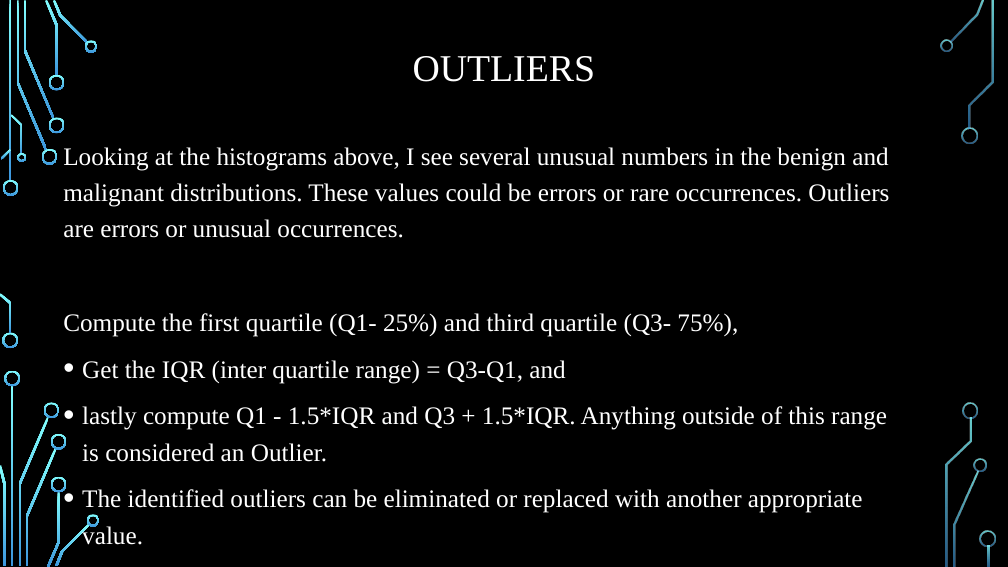
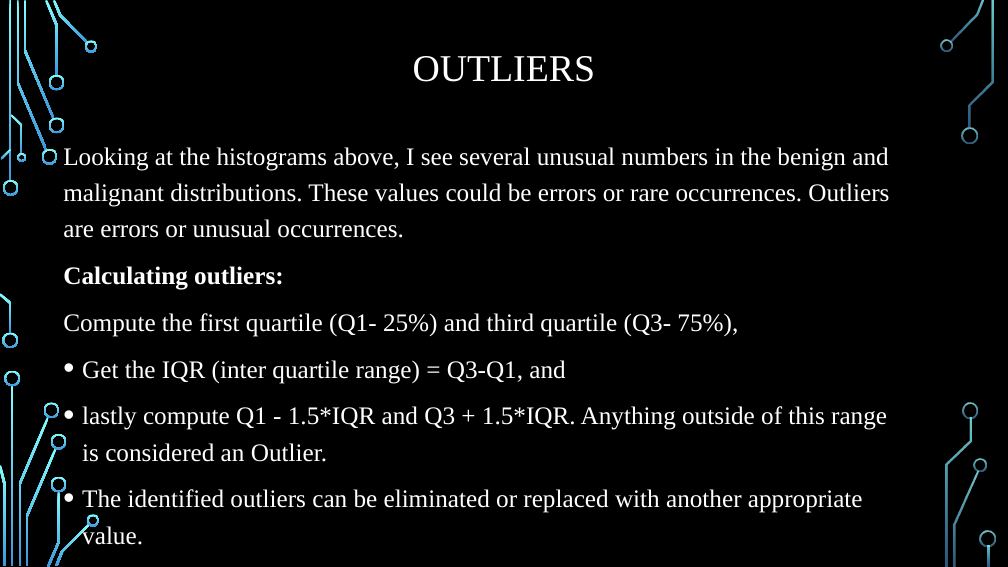
Before and after one commit to ginjamcodes/DSC_530_Data-Exploration-and-Analysis, a slide deck: slide 5 of DataScienceProject-1/Project_Presentation_MeenaGummadi.pptx. Drawn at 1008x567 pixels with LibreOffice and Linux fonts; fonts in the diff are those of the drawing; background and template pictures are left out. Boxes give left, top, right and bottom in pixels: in the first picture for what was removed or moved away, otherwise in the second. Text is boxed around its words. In the diff, an @@ line names an element or a change of style, - is before the commit and + after.

```diff
--- a/DataScienceProject-1/Project_Presentation_MeenaGummadi.pptx
+++ b/DataScienceProject-1/Project_Presentation_MeenaGummadi.pptx
@@ text at (63, 266, 284, 290): text colour #000000 to #FFFFFF in "Calculating outliers:" @@
```
Also in this commit, not shown: 2 other slides changed.
